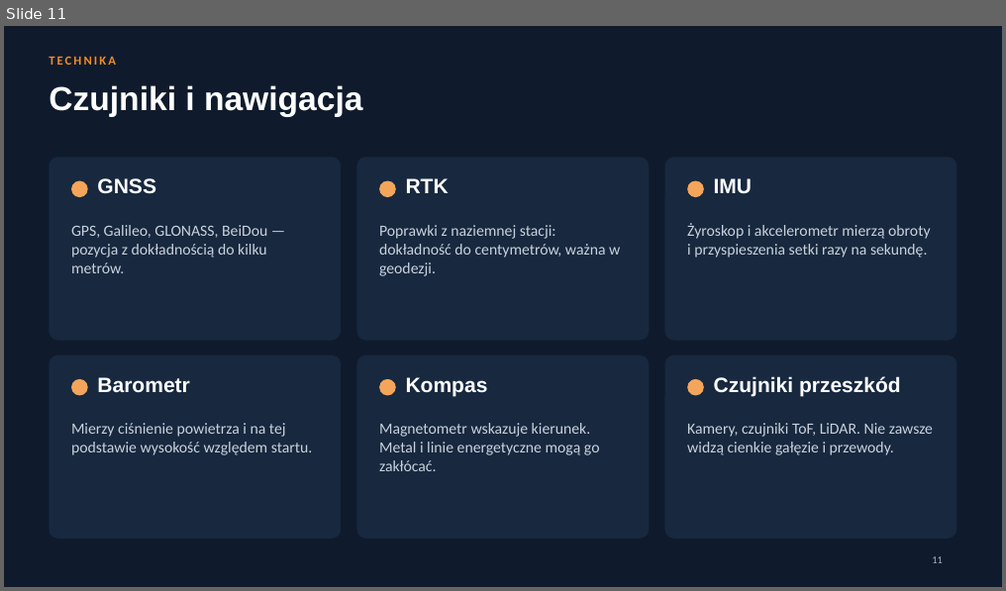
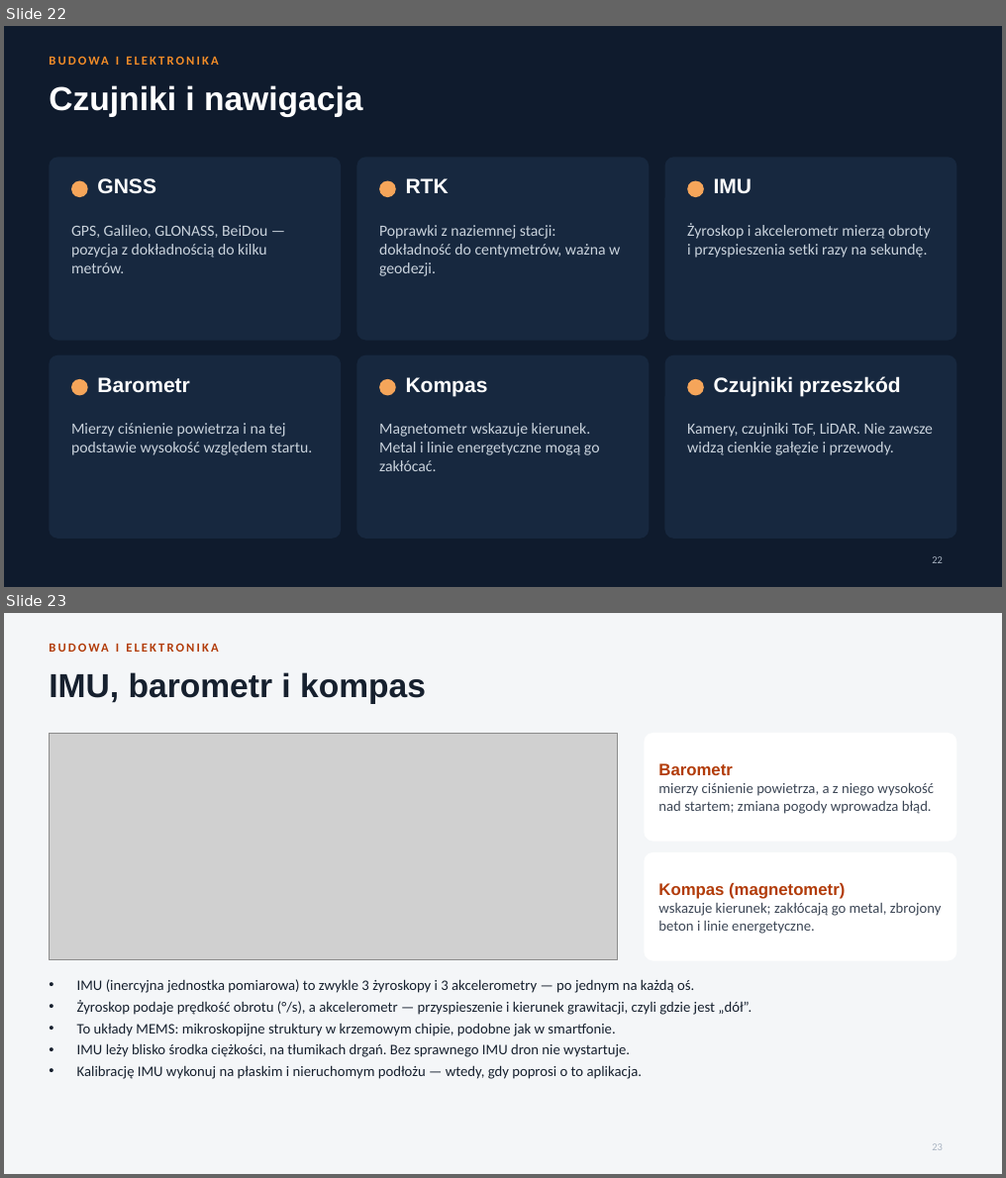
Before and after one commit to Pawel202685/psychic-octo-invention, a slide deck: Ogolna_wiedza_o_BSP.pptx. Shown one above the other, each under a label of ours: slide 11 before the commit, slides 22 and 23 after it. The pictures are 1006x591 and 1006x1178 pixels, drawn with LibreOffice and Linux fonts; fonts in the diff are those of the drawing; grey boxes stand for pictures. Boxes give left, top, right and bottom in pixels: in the first picture for what was removed or moved away, otherwise in the second. Text is boxed around its words. In the diff, an @@ line names an element or a change of style, - is before the commit and + after.

```diff
--- a/Ogolna_wiedza_o_BSP.pptx
+++ b/Ogolna_wiedza_o_BSP.pptx
@@ slide 23 added at [4,613,1002,1174], background #F4F6F8 @@
@@ text added at [116,641,119,655], 12 pt, text #B23C0A, bold @@
+BUDOWA I ELEKTRONIKA
@@ title added at [49,672,426,704], 32 pt, text #16202E, bold @@
+IMU, barometr i kompas
@@ picture added at [49,733,618,960] @@
@@ rounded rectangle added at [645,733,957,842], fill #FFFFFF @@
@@ text added at [658,763,934,814], 14 pt, text #3D4756 @@
+Barometr
+mierzy ciśnienie powietrza, a z niego wysokość nad startem; zmiana pogody wprowadza błąd.
@@ rounded rectangle added at [645,853,957,961], fill #FFFFFF @@
@@ text added at [658,883,942,934], 14 pt, text #3D4756 @@
+Kompas (magnetometr)
+wskazuje kierunek; zakłócają go metal, zbrojony beton i linie energetyczne.
@@ text added at [77,979,751,1079], 14 pt, text #16202E @@
+• IMU (inercyjna jednostka pomiarowa) to zwykle 3 żyroskopy i 3 akcelerometry — po jednym na każdą oś.
+• Żyroskop podaje prędkość obrotu (°/s), a akcelerometr — przyspieszenie i kierunek grawitacji, czyli gdzie jest „dół”.
+• To układy MEMS: mikroskopijne struktury w krzemowym chipie, podobne jak w smartfonie.
+• IMU leży blisko środka ciężkości, na tłumikach drgań. Bez sprawnego IMU dron nie wystartuje.
+• Kalibrację IMU wykonuj na płaskim i nieruchomym podłożu — wtedy, gdy poprosi o to aplikacja.
@@ page number added at [932,1144,943,1151], 10 pt, text #A9B4C2 @@
+23
@@ what was slide 11 is now slide 22 @@
@@ slide 22 changed as well @@
@@ text at [116,54,119,68]: text changed @@
-TECHNIKA
+BUDOWA I ELEKTRONIKA
@@ page number at [932,557,943,564]: text changed @@
-11
+22
```
Also in this commit, not shown: 10 other slides changed, 24 other slides added, 5 slides removed.
